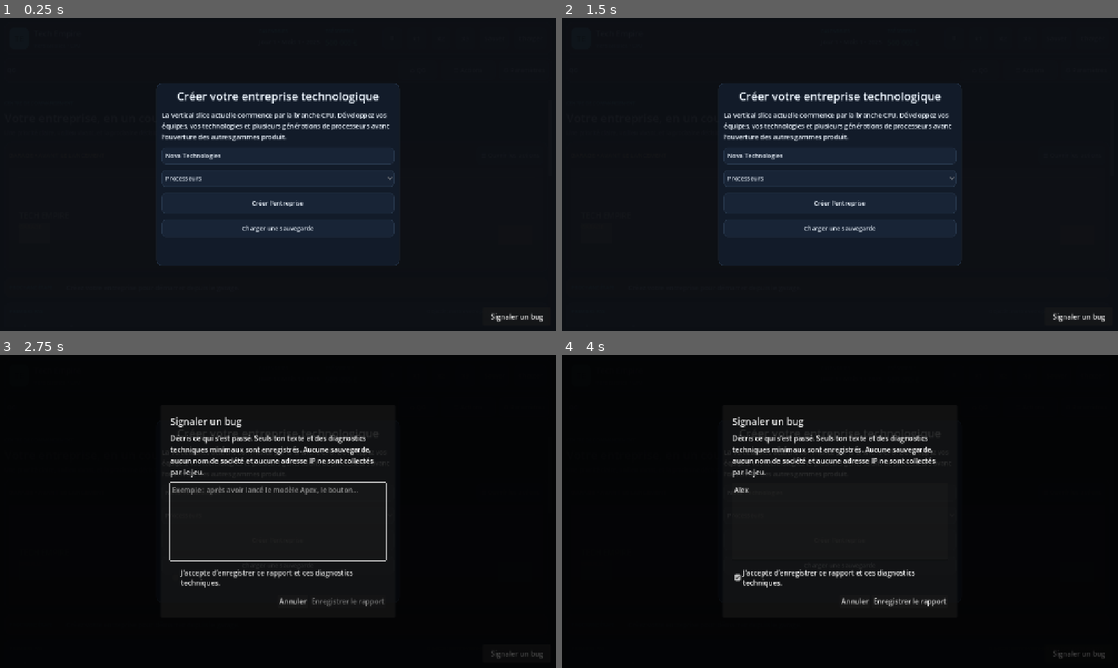
Above: before the commit, frames 1-4 (two rows, left to right).
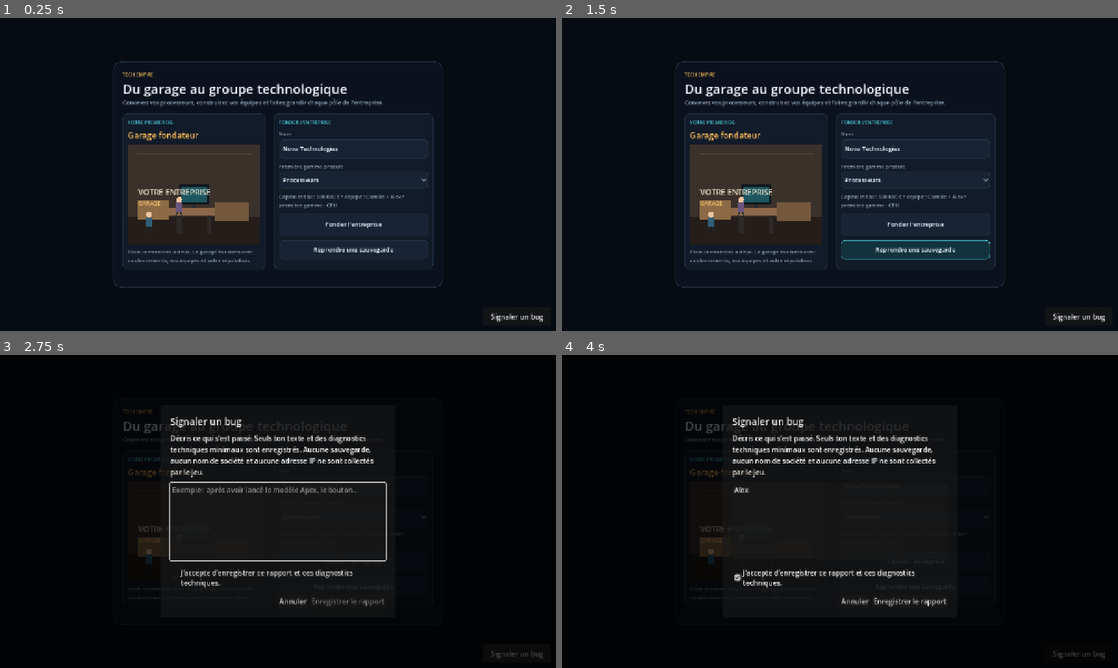
Above: after the commit, the same moments.

Repository: vadorus/addonhardwaregame2d
Game: Godot game, scene res://main.tscn
Two runs of this game, one before a commit and one after it. Both use one fixed random seed, a clock stepped at 60 frames per second and the inputs below.
Inputs (mouse positions are in pixels of both pictures, inside the frame that each line leads up to):
- Up to frame 1 (0.25 s): no input
- Up to frame 2 (1.5 s): click (840, 227) at 0.5 s, where only the run before the commit has a clickable "Charger une sauvegarde"; click (917, 249) at 1.25 s, where only the run after the commit has a clickable "Reprendre une sauvegarde"
- Up to frame 3 (2.75 s): click "Signaler un bug" at 2 s
- Up to frame 4 (4 s): click (840, 520) at 2.77 s; type "Alex" at 2.85 s; click "J’accepte d’enregistrer ce ra…" at 3.5 s

The runs differ from the first frame. In frame 1, 13% of the frame differs, in the area x 20-80%, y 13-87%; in frame 2, 14%; in frame 3, 0.6%; in frame 4, 0.6%.

Commit message:
ui: turn company setup into a real game start screen

Diff:
--- a/main.gd
+++ b/main.gd
@@ -22,6 +22,7 @@
 var status_label: Label
 var tabs: TabContainer
 var setup_layer: Control
+var setup_content_grid: GridContainer
 var month_layer: Control
 var month_report_label: Label
 
@@ -1275,18 +1276,92 @@
 
 func _build_setup_layer():
 	setup_layer = ColorRect.new()
-	setup_layer.color = Color(0.05,0.06,0.08,0.97)
+	setup_layer.color = APP_BG
 	setup_layer.set_anchors_and_offsets_preset(Control.PRESET_FULL_RECT)
 	add_child(setup_layer)
-	var center:=CenterContainer.new(); center.set_anchors_and_offsets_preset(Control.PRESET_FULL_RECT); setup_layer.add_child(center)
-	var panel:=PanelContainer.new(); panel.custom_minimum_size=Vector2(560,420); center.add_child(panel)
-	var box:=VBoxContainer.new(); box.add_theme_constant_override("separation",14); panel.add_child(box)
-	var title:=_label("Créer votre entreprise technologique",26); title.horizontal_alignment=HORIZONTAL_ALIGNMENT_CENTER; box.add_child(title)
-	var desc:=_label("La vertical slice actuelle commence par la branche CPU. Développez vos équipes, vos technologies et plusieurs générations de processeurs avant l’ouverture des autres gammes produit.",15); desc.autowrap_mode=TextServer.AUTOWRAP_WORD_SMART; box.add_child(desc)
-	setup_name=LineEdit.new(); setup_name.placeholder_text="Nom de l'entreprise"; setup_name.text="Nova Technologies"; box.add_child(setup_name)
-	setup_sector=OptionButton.new(); _fill_product_family_options(setup_sector); box.add_child(setup_sector)
-	var start:=Button.new(); start.text="Créer l'entreprise"; start.custom_minimum_size.y=48; start.pressed.connect(_start_new_game); box.add_child(start)
-	var load:=Button.new(); load.text="Charger une sauvegarde"; load.pressed.connect(_load_game); box.add_child(load)
+
+	var center := CenterContainer.new()
+	center.set_anchors_and_offsets_preset(Control.PRESET_FULL_RECT)
+	setup_layer.add_child(center)
+
+	var panel := _card(APP_SHELL, 20, 22)
+	panel.custom_minimum_size = Vector2(760, 520)
+	center.add_child(panel)
+
+	var root := VBoxContainer.new()
+	root.add_theme_constant_override("separation", 16)
+	panel.add_child(root)
+
+	var brand := VBoxContainer.new()
+	brand.add_theme_constant_override("separation", 3)
+	root.add_child(brand)
+	var eyebrow := _eyebrow("TECH EMPIRE")
+	eyebrow.add_theme_color_override("font_color", APP_AMBER)
+	brand.add_child(eyebrow)
+	var title := _label("Du garage au groupe technologique", 30)
+	title.autowrap_mode = TextServer.AUTOWRAP_WORD_SMART
+	brand.add_child(title)
+	var subtitle := _muted_label("Concevez vos processeurs, construisez vos équipes et faites grandir chaque pôle de l'entreprise.", 13)
+	subtitle.autowrap_mode = TextServer.AUTOWRAP_WORD_SMART
+	brand.add_child(subtitle)
+
+	setup_content_grid = GridContainer.new()
+	setup_content_grid.columns = 2
+	setup_content_grid.add_theme_constant_override("h_separation", 18)
+	setup_content_grid.add_theme_constant_override("v_separation", 14)
+	root.add_child(setup_content_grid)
+
+	var preview_card := _card(APP_PANEL, 12, 12)
+	preview_card.custom_minimum_size = Vector2(330, 300)
+	setup_content_grid.add_child(preview_card)
+	var preview_box := VBoxContainer.new()
+	preview_box.add_theme_constant_override("separation", 8)
+	preview_card.add_child(preview_box)
+	preview_box.add_child(_eyebrow("VOTRE PREMIER QG"))
+	var preview_title := _label("Garage fondateur", 19)
+	preview_title.add_theme_color_override("font_color", APP_AMBER)
+	preview_box.add_child(preview_title)
+	var office_script: Script = load("res://ui/OfficeScene.gd")
+	var office_preview: Control = office_script.new() as Control
+	office_preview.custom_minimum_size = Vector2(310, 180)
+	preview_box.add_child(office_preview)
+	if office_preview.has_method("set_stage"):
+		office_preview.call("set_stage", 0, "Votre entreprise")
+	var preview_hint := _muted_label("Vous commencez à deux. Le garage évoluera avec vos lancements, vos équipes et votre réputation.", 12)
+	preview_hint.autowrap_mode = TextServer.AUTOWRAP_WORD_SMART
+	preview_box.add_child(preview_hint)
+
+	var form_card := _card(APP_PANEL, 12, 12)
+	form_card.size_flags_horizontal = Control.SIZE_EXPAND_FILL
+	setup_content_grid.add_child(form_card)
+	var form := VBoxContainer.new()
+	form.add_theme_constant_override("separation", 10)
+	form_card.add_child(form)
+	form.add_child(_eyebrow("FONDER L'ENTREPRISE"))
+	setup_name = LineEdit.new()
+	setup_name.placeholder_text = "Nom de l'entreprise"
+	setup_name.text = "Nova Technologies"
+	setup_name.custom_minimum_size.y = 44
+	_add_labeled_control(form, "Nom", setup_name)
+	setup_sector = OptionButton.new()
+	_fill_product_family_options(setup_sector)
+	_add_labeled_control(form, "Première gamme produit", setup_sector)
+
+	var start_info := _muted_label("Capital initial : 500 000 € • équipe : Camille + Alex • première gamme : CPU", 12)
+	start_info.autowrap_mode = TextServer.AUTOWRAP_WORD_SMART
+	form.add_child(start_info)
+
+	var start := Button.new()
+	start.text = "Fonder l'entreprise"
+	start.custom_minimum_size.y = 52
+	start.pressed.connect(_start_new_game)
+	form.add_child(start)
+
+	var load := Button.new()
+	load.text = "Reprendre une sauvegarde"
+	load.custom_minimum_size.y = 44
+	load.pressed.connect(_load_game)
+	form.add_child(load)
 
 func _build_month_layer():
 	month_layer=ColorRect.new(); month_layer.color=Color(0,0,0,0.72); month_layer.set_anchors_and_offsets_preset(Control.PRESET_FULL_RECT); month_layer.visible=false; add_child(month_layer)
@@ -1756,6 +1831,8 @@
 		_apply_dashboard_density()
 	if navigation_grid != null:
 		navigation_grid.columns = 1 if compact else 2
+	if setup_content_grid != null:
+		setup_content_grid.columns = 1 if compact else 2
 	if dashboard_grid != null:
 		dashboard_grid.columns = 1 if compact else 2
 	if dashboard_stats_grid != null:
